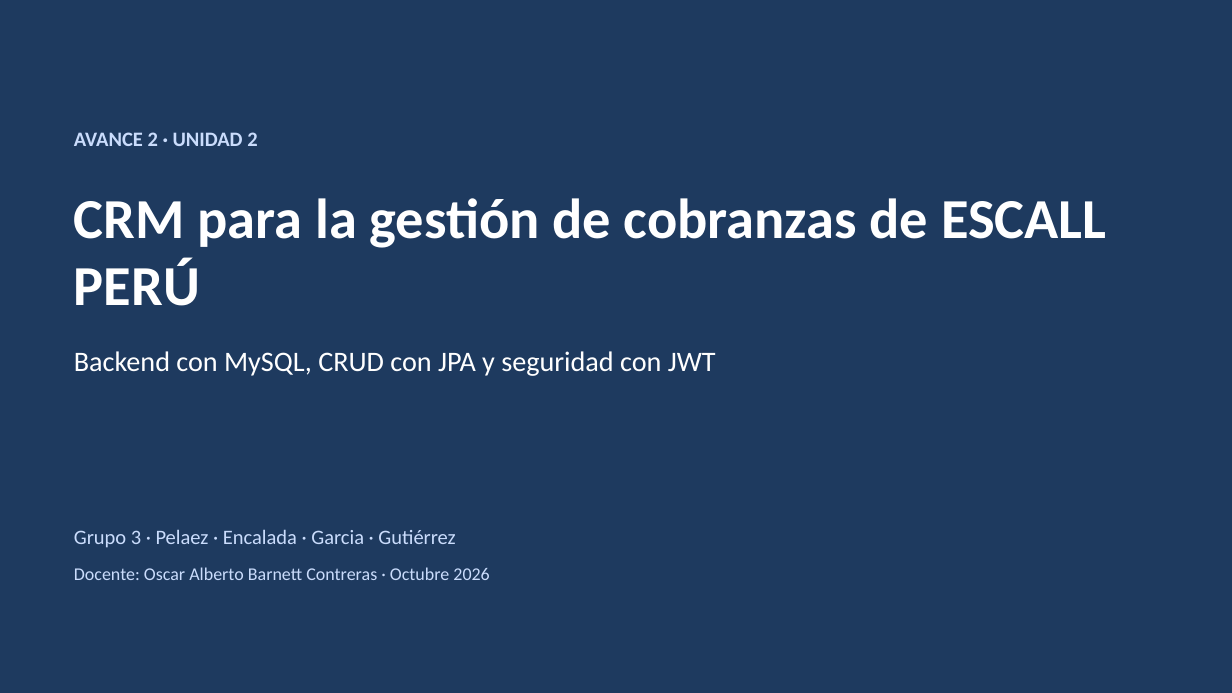
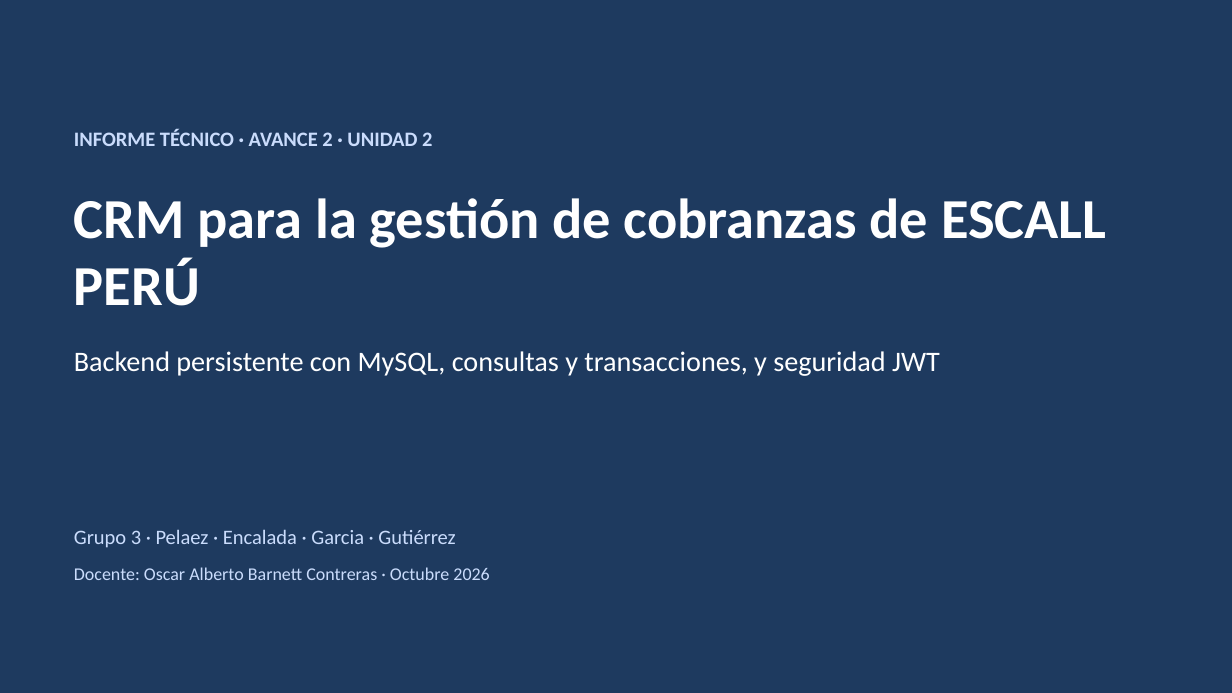
Before and after one commit to PaoloPelaezVillanueva/web, a slide deck: slide 1 of docs/avance-2/Presentacion_Avance_2_CRM_Cobranzas.pptx. Drawn at 1232x693 pixels with LibreOffice and Linux fonts; fonts in the diff are those of the drawing. Boxes give left, top, right and bottom in pixels: in the first picture for what was removed or moved away, otherwise in the second. Text is boxed around its words. In the diff, an @@ line names an element or a change of style, - is before the commit and + after.

Commit message:
Reestructura informe y presentacion segun la rubrica de 12 criterios
- Informe: 12 rubros en el orden de la estructura institucional.
- Consultas JPQL y transacciones documentadas con evidencia.
- Seguridad con usuarios de prueba, reglas por recurso y ejemplos 401/403/404/200.
- Tecnologias con versiones; persistencia tras reinicio marcada como pendiente (MySQL).
- Presentacion con el mismo orden que el informe.

```diff
--- a/docs/avance-2/Presentacion_Avance_2_CRM_Cobranzas.pptx
+++ b/docs/avance-2/Presentacion_Avance_2_CRM_Cobranzas.pptx
@@ text at (74, 129, 432, 146): text changed @@
-AVANCE 2 · UNIDAD 2
+INFORME TÉCNICO · AVANCE 2 · UNIDAD 2
@@ text at (74, 351, 940, 376): text changed @@
-Backend con MySQL, CRUD con JPA y seguridad con JWT
+Backend persistente con MySQL, consultas y transacciones, y seguridad JWT
```
Also in this commit, not shown: 1 other slide changed, 11 slides added, 9 slides removed, 1 other file.
